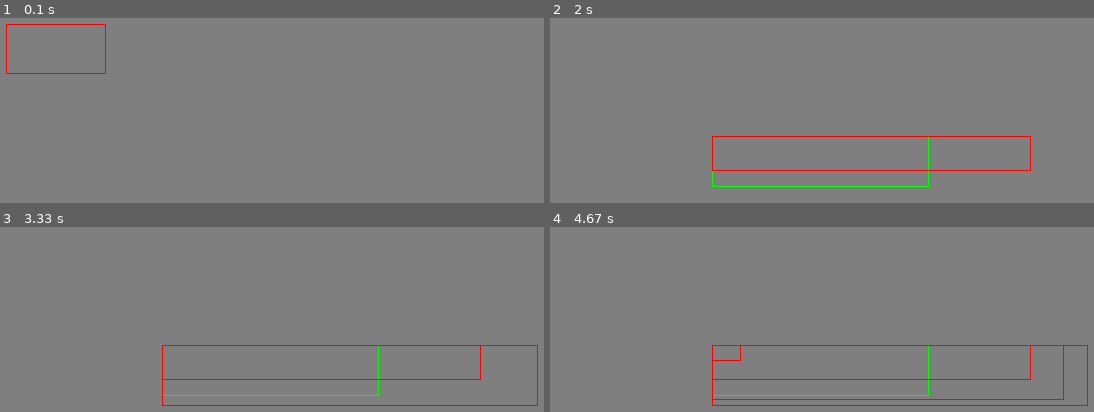
Above: before the commit, frames 1-4 (two rows, left to right).
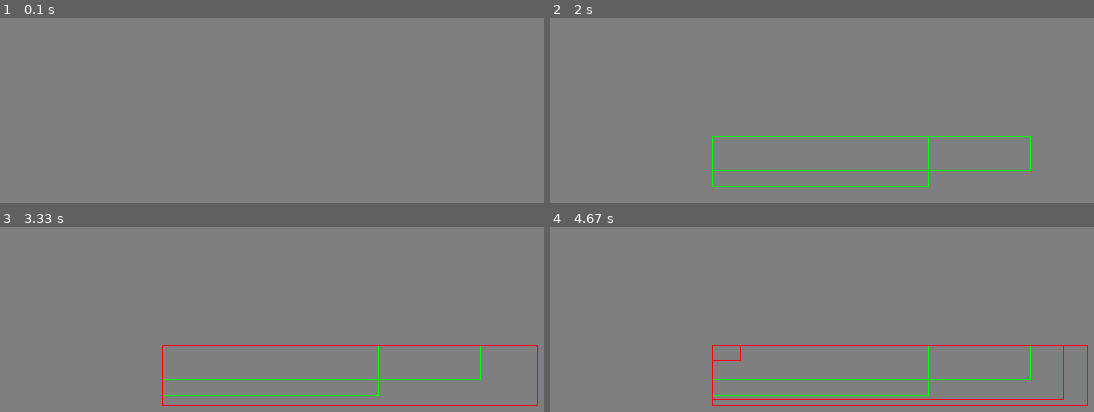
Above: after the commit, the same moments.

Repository: rasql/oc20
Game: pygame game, started from tutorial/lesson 4/mouse3_poo.py
The game is run twice, just before and just after one commit, with the same random seed, the same clock (stepped at 60 frames per second) and the same inputs.
Inputs (mouse positions are in pixels of both pictures, inside the frame that each line leads up to):
- Up to frame 1 (0.1 s): no input
- Up to frame 2 (2 s): press the mouse at (713, 136) at 0.37 s; move the mouse to (822, 160) at 0.47 s; release the mouse at (930, 186) at 0.6 s; hold B 0.67-1.13 s; move the mouse to (669, 97) at 0.7 s; hold G 1.17-1.63 s; move the mouse to (696, 45) at 1.2 s; press the mouse at (713, 136) at 1.7 s; move the mouse to (870, 153) at 1.8 s; release the mouse at (1028, 171) at 1.93 s
- Up to frame 3 (3.33 s): press the mouse at (163, 345) at 2.03 s; move the mouse to (348, 375) at 2.13 s; release the mouse at (538, 406) at 2.27 s; tap R at 2.83 s
- Up to frame 4 (4.67 s): press the mouse at (713, 345) at 4.03 s; move the mouse to (724, 352) at 4.13 s; release the mouse at (740, 360) at 4.27 s; press the mouse at (713, 345) at 4.37 s; move the mouse to (887, 371) at 4.47 s; release the mouse at (1061, 400) at 4.6 s

The runs differ from the first frame. In frame 1, 0.3% of the frame differs, in the area x 1-20%, y 3-31%; in frame 2, 0.7%, in the area x 29-89%, y 63-83%; in frame 3, 0.3%; in frame 4, 0.3%.

Commit message:
Update mouse3_poo.py

Diff:
--- a/tutorial/lesson 4/mouse3_poo.py
+++ b/tutorial/lesson 4/mouse3_poo.py
@@ -14,7 +14,9 @@
 start = (0, 0)
 size = (0, 0)
 drawing = False
-shape_list = []
+color = RED
+width = 1
+shapes = []
 
 # définir une classe de formes (shape) avec rectangle, couleur, épaisseur
 class Shape:
@@ -23,13 +25,9 @@
         self.color = color
         self.width = width
 
-# créer une instance (objet)
-current_shape = Shape(pygame.Rect(10, 10, 100, 50))
+    def draw(self):
+        pygame.draw.rect(screen, self.color, self.rect, self.width)
 
-# afficher des attribut de cet objet
-print('rect =', current_shape.rect)
-print('couleur =', current_shape.color)
-print('épaisseur =', current_shape.width)
 
 running = True
 
@@ -39,47 +37,39 @@
             running = False
         if event.type == KEYDOWN:
             if event.key == K_0:
-                current_shape.width = 0
+                width = 0
             elif event.key == K_1:
-                current_shape.width = 1
+                width = 1
             elif event.key == K_2:
-                current_shape.width = 3
+                width = 3
 
             elif event.key == K_r:
-                current_shape.color = RED
+                color = RED
             elif event.key == K_g:
-                current_shape.color = GREEN
+                color = GREEN
             elif event.key == K_b:
-                current_shape.color = BLUE
+                color = BLUE
 
+            shapes[-1].width = width
+            shapes[-1].color = color
 
         elif event.type == MOUSEBUTTONDOWN:
             start = event.pos
-            size = 0, 0
+            s = Shape(Rect(start, (0, 0)), color, width)
+            shapes.append(s)
             drawing = True
-            current_shape = Shape(pygame.Rect(start, size))
 
         elif event.type == MOUSEBUTTONUP:
-            end = event.pos
-            size = end[0]-start[0], end[1]-start[1]
-            rect = pygame.Rect(start, size)
-
-            current_shape.rect = rect
-
-            shape_list.append(current_shape)
             drawing = False
 
         elif event.type == MOUSEMOTION and drawing:
             end = event.pos
             size = end[0]-start[0], end[1]-start[1]
+            shapes[-1].rect.size = size
 
     screen.fill(GRAY)
-    for s in shape_list:
-        pygame.draw.rect(screen, s.color, s.rect, s.width)
-
-    pygame.draw.rect(screen, current_shape.color,
-                     current_shape.rect, current_shape.width)
-
+    for s in shapes:
+        s.draw()
     pygame.display.update()
 
 pygame.quit()
